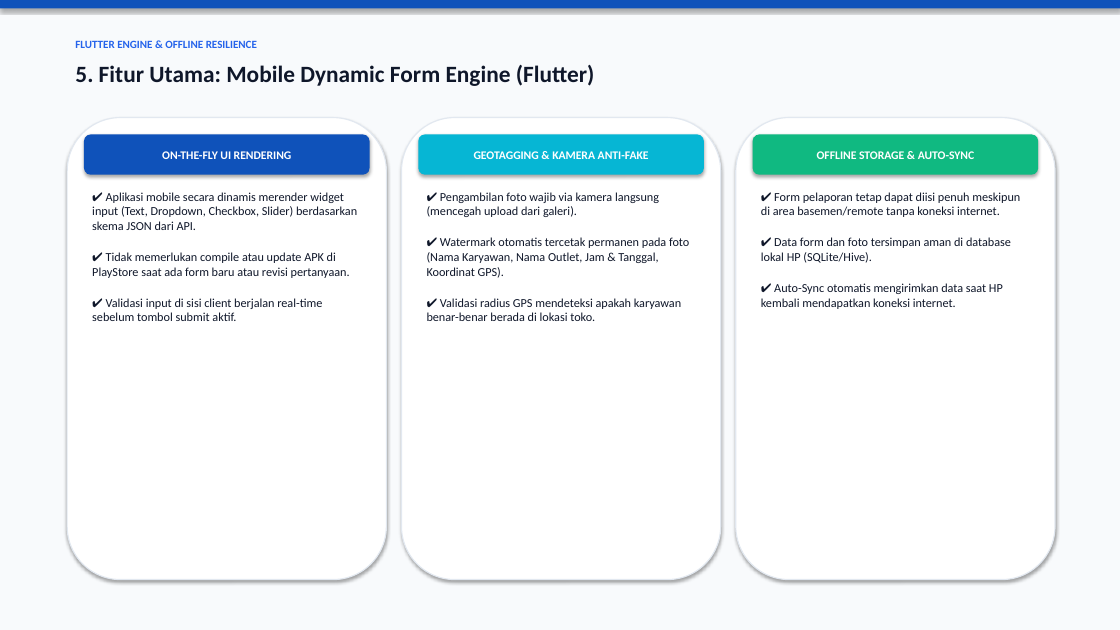
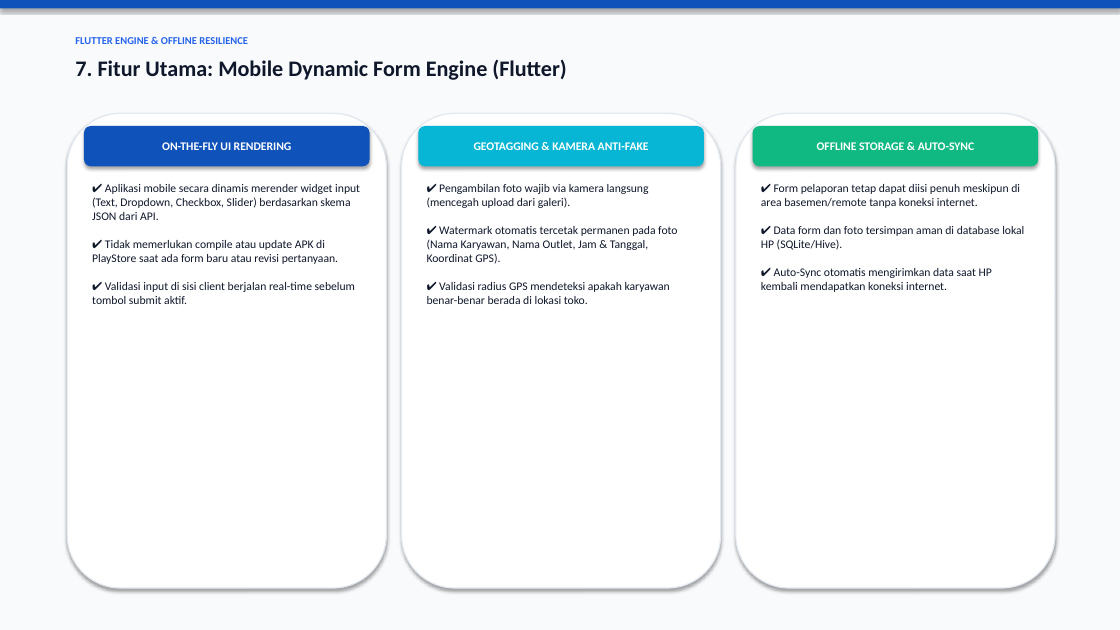
Before and after one commit to digitalgalery-dgsoft/attendaceesa, a slide deck: slide 8 of Plan_Reporting_Custom_Prinsiple_ESA.pptx (slide 6 before the commit). Drawn at 1120x630 pixels with LibreOffice and Linux fonts; fonts in the diff are those of the drawing. Boxes give left, top, right and bottom in pixels: in the first picture for what was removed or moved away, otherwise in the second. Text is boxed around its words. In the diff, an @@ line names an element or a change of style, - is before the commit and + after.

```diff
--- a/Plan_Reporting_Custom_Prinsiple_ESA.pptx
+++ b/Plan_Reporting_Custom_Prinsiple_ESA.pptx
@@ text "FLUTTER ENGINE & OFFLINE RESILIENCE" at (x1=75, y1=37, x2=248, y2=44): size 9.5 to 9 pt @@
@@ text at (x1=75, y1=59, x2=566, y2=80): text changed; size 20 to 19 pt @@
-5. Fitur Utama: Mobile Dynamic Form Engine (Flutter)
+7. Fitur Utama: Mobile Dynamic Form Engine (Flutter)
@@ rounded rectangle resized from (x1=67, y1=118, x2=386, y2=580) to (x1=67, y1=113, x2=386, y2=588) @@
@@ rounded rectangle resized from (x1=402, y1=118, x2=721, y2=580) to (x1=402, y1=113, x2=721, y2=588) @@
@@ rounded rectangle resized from (x1=736, y1=118, x2=1055, y2=580) to (x1=736, y1=113, x2=1055, y2=588) @@
@@ 3 rounded rectangles moved together from (x1=84, y1=134, x2=1038, y2=175) to (x1=84, y1=126, x2=1038, y2=166) @@
@@ text "✔ Aplikasi mobile secara dinamis ..." moved from (x1=92, y1=192, x2=357, y2=321) to (x1=92, y1=184, x2=360, y2=304) @@
@@ text "✔ Pengambilan foto wajib via ..." moved from (x1=427, y1=192, x2=689, y2=321) to (x1=427, y1=184, x2=677, y2=304) @@
@@ size 10.5 to 10 pt; less space between paragraphs in 3 elements at (x1=92, y1=184, x2=360, y2=304), (x1=427, y1=184, x2=677, y2=304), (x1=761, y1=184, x2=1024, y2=292) @@
@@ text "✔ Form pelaporan tetap dapat ..." moved from (x1=761, y1=192, x2=1020, y2=309) to (x1=761, y1=184, x2=1024, y2=292) @@
```
Also in this commit, not shown: 10 other slides changed, 2 slides added, 2 other files.
